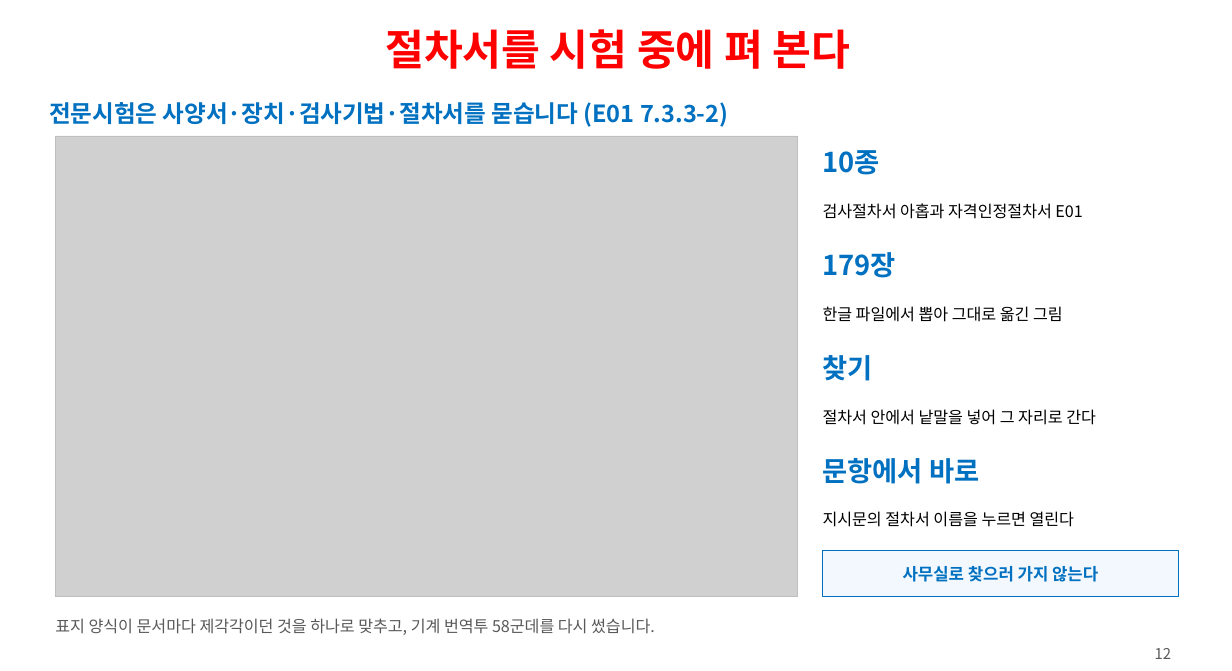
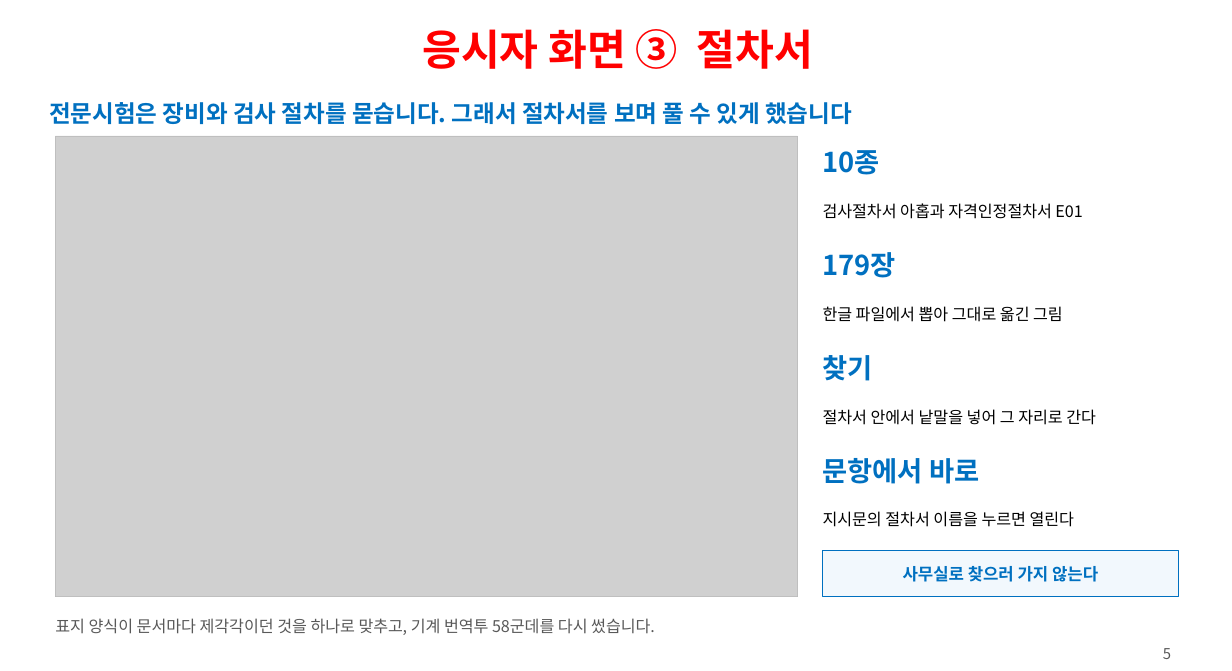
Before and after one commit to ys1277-sys/HIENDT-CBT, a slide deck: slide 5 of docs/발표자료-CBT-2026-08.pptx (slide 12 before the commit). Drawn at 1232x671 pixels with LibreOffice and Linux fonts; fonts in the diff are those of the drawing; grey boxes stand for pictures. Boxes give left, top, right and bottom in pixels: in the first picture for what was removed or moved away, otherwise in the second. Text is boxed around its words. In the diff, an @@ line names an element or a change of style, - is before the commit and + after.

```diff
--- a/docs/발표자료-CBT-2026-08.pptx
+++ b/docs/발표자료-CBT-2026-08.pptx
@@ text at <box>422,29,813,69</box>: text changed @@
-절차서를 시험 중에 펴 본다
+응시자 화면 ③ 절차서
@@ text at <box>49,102,852,124</box>: text changed @@
-전문시험은 사양서·장치·검사기법·절차서를 묻습니다 (E01 7.3.3-2)
+전문시험은 장비와 검사 절차를 묻습니다. 그래서 절차서를 보며 풀 수 있게 했습니다
@@ text at <box>1163,648,1171,659</box>: text changed @@
-12
+5
```
Also in this commit, not shown: 18 other slides changed, 1 other file.
